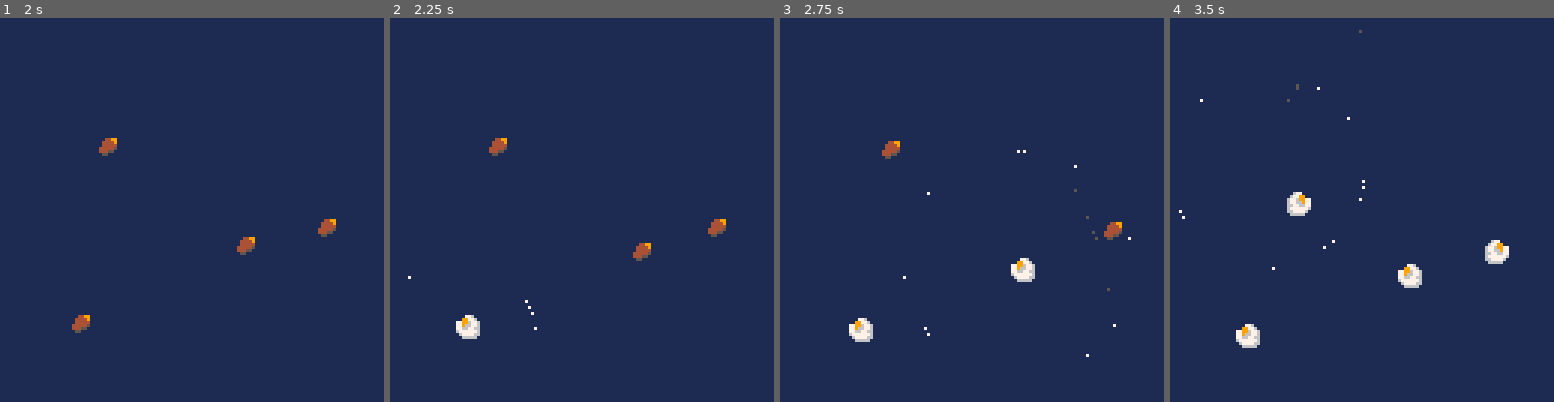
Above: before the commit, frames 1-4 (left to right).
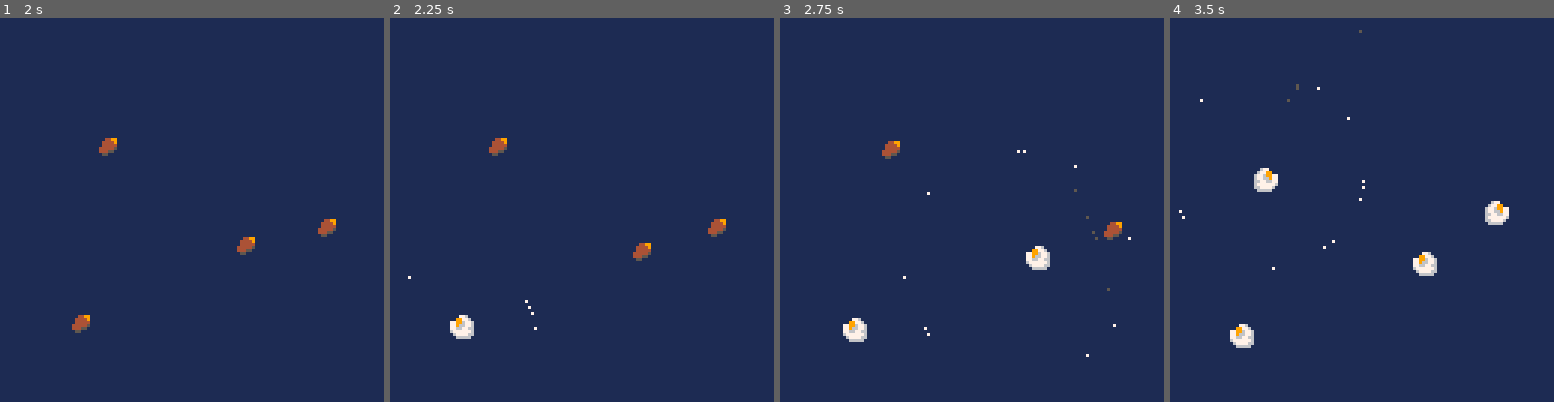
Above: after the commit, the same moments.

Repository: thoughtlesslabs/popper
Game: PICO-8 cartridge popper.p8
The game is run twice, just before and just after one commit, with the same random seed, the same clock (stepped at 60 frames per second) and the same inputs.
Inputs:
- Up to frame 1 (2 s): tap X (X key) at 0.33, 1.07, 1.85 s; tap O (Z key) at 0.7, 1.7 s; hold Right from 1.6 s (still down)
- Up to frame 2 (2.25 s): release Right at 2.1 s; tap O (Z key) at 2.1 s
- Up to frame 3 (2.75 s): hold Right from 2.47 s (still down); tap O (Z key) at 2.5 s
- Up to frame 4 (3.5 s): tap O (Z key) at 2.9, 3.3 s; tap X (X key) at 2.97 s; release Right at 3.03 s; hold Left from 3.08 s (still down)

Frame 1 is identical in both runs. In frame 2, 0.4% of the frame differs, in the area x 15-24%, y 77-84%; in frame 3, 1.0%; in frame 4, 2.2%, in the area x 15-89%, y 39-86%.

Commit message:
Improved movement of popped kernels

Diff:
--- a/popper.p8
+++ b/popper.p8
@@ -227,19 +227,22 @@
 
 function movekern(mk)
 	mv=kernels[mk]
-	mv.dx=flr(rnd(3)+1)
-	mv.dy=flr(rnd(3)+1)
+	mv.dx=flr(rnd(4)+1)
+	mv.dy=-flr(rnd(4)+1)
 
 	if mv.p then
 		if mv.mvtimer>0 then
-			if mv.dx==3 then
+			if mv.dx==4 then
 				nextx=mv.x+mv.dx
+				nexty=mv.y+mv.dy
+			elseif mv.dx==3 then
+				nextx=mv.x-mv.dx
 				nexty=mv.y+mv.dy
 			elseif mv.dx==2 then
 				nextx=mv.x-mv.dx
-				nexty=mv.y+mv.dy
-			else
-				nextx=mv.x-mv.dx
+				nexty=mv.y-mv.dy
+			elseif mv.dx==1 then
+				nextx=mv.x+mv.dx
 				nexty=mv.y-mv.dy
 			end
 		mv.mvtimer-=1
@@ -249,11 +252,14 @@
 		nexty=mv.y
 	end
 
-	if nextx <100 then
+	if nextx <100 and nextx>20 then
 	mv.x=nextx
-	mv.y=nexty
 	else
-		mv.x=mv.x
+	mv.x=mv.x
+	end
+	if nexty > 20 and nexty <100 then
+		mv.y=nexty
+	else
 		mv.y=mv.y
 	end
 end
